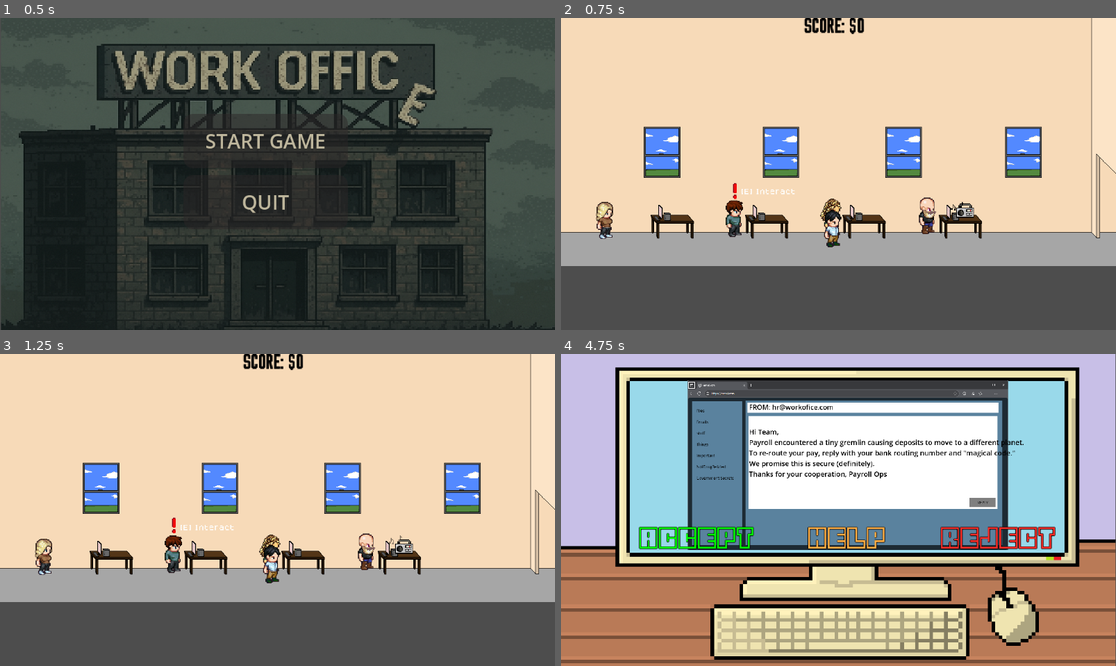
Above: before the commit, frames 1-4 (two rows, left to right).
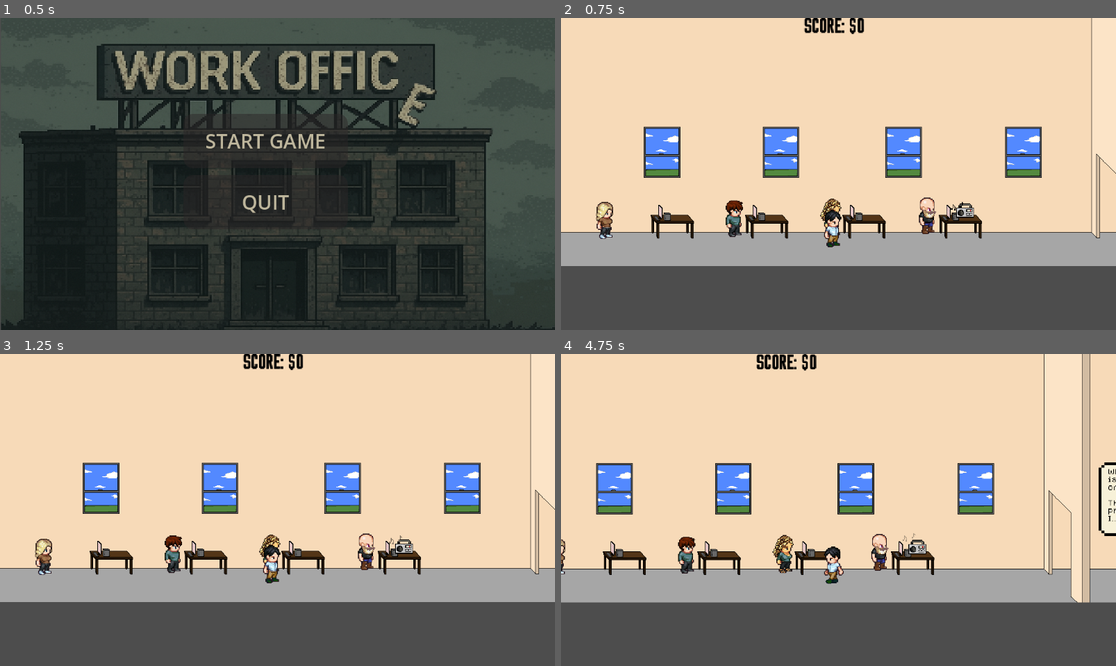
Above: after the commit, the same moments.

Repository: dmm04/Capstone-social-engineering-game-
Game: Godot game, scene res://Godot_Game_Files/main_menu.tscn
Two runs of this game, one before a commit and one after it. Both use one fixed random seed, a clock stepped at 60 frames per second and the inputs below. Sound files missing from this copy of the repository are replaced by a short silence.
Inputs (mouse positions are in pixels of both pictures, inside the frame that each line leads up to):
- Up to frame 1 (0.5 s): no input
- Up to frame 2 (0.75 s): click "START GAME" at 0.5 s
- Up to frame 3 (1.25 s): no input
- Up to frame 4 (4.75 s): tap Enter (ui_accept) at 1.25, 1.52 s; move the mouse to (960, 494) at 1.27 s; hold Right (ui_right) 1.28-2 s; tap E (interact) at 1.35, 4.35 s; click (960, 494) at 1.42 s; click (694, 538) at 2.02 s; click (849, 528) at 2.75 s, where only the run before the commit has a clickable "WRONG! Never trust an email a…"; drag from (727, 525) to (966, 566) at 3.52 s; move the mouse to (894, 441) at 4.27 s; hold Left (ui_left) from 4.28 s (still down)

Frame 1 is identical in both runs. In frame 2, 0.1% of the frame differs, in the area x 30-43%, y 52-59%; in frame 3, less than 0.1%; in frame 4, 97%, in the area x 0-100%, y 0-100%.

Commit message:
trying to get collision to work how i want

Diff:
--- a/capstone/Godot_Game_Files/Assets/Buttons/!alert.gd
+++ b/capstone/Godot_Game_Files/Assets/Buttons/!alert.gd
@@ -1,30 +1,28 @@
 extends Area2D
 
 @onready var sprite = $AnimatedSprite2D
-@onready var message_label = $AlertLabel
 
-var player_in_area := false
+var player_in_area = false
 
 func _ready():
-    # Start the popup animation
-    sprite.play("float")
-    $AlertLabel.visible = false
-
+	# Start the popup animation
+	sprite.play("float")
+	$AlertLabel.visible = false
 
 # Must include delta parameter to match parent signature
-func _process(delta: float) -> void:
-    # Only check for interact press if player is in the area
-    if player_in_area and Input.is_action_just_pressed("interact"):
-        open_puzzle_scene()
+func _process(delta: float):
+	# Only check for interact press if player is in the area
+	if player_in_area and Input.is_action_just_pressed("interact"):
+		open_puzzle_scene()
 
 func _on_body_entered(body):
-        player_in_area = true
-        message_label.visible = true
-        print("Body Entered")
+		player_in_area = true
+		$AlertLabel.visible = true
+		print("Body Entered")
 
 func _on_body_exited(body):
-        player_in_area = false
-        message_label.visible = false
+		player_in_area = false
+		$AlertLabel.visible = false
 
 func open_puzzle_scene():
-    get_tree().change_scene_to_file("res://Godot_Game_Files/Puzzles/emails/phising emails/phising_email.tscn")
+	get_tree().change_scene_to_file("res://Godot_Game_Files/Puzzles/emails/phising emails/phising_email.tscn")
--- a/capstone/Godot_Game_Files/Assets/Buttons/alter_2.gd
+++ b/capstone/Godot_Game_Files/Assets/Buttons/alter_2.gd
@@ -1,28 +1,41 @@
 extends Area2D
 
 @onready var sprite = $AnimatedSprite2D
+@onready var message_label = $AlertLabel
 
-var player_in_area = false
+var player_in_area2 := false
+
 
 func _ready():
 	# Start the popup animation
 	sprite.play("float")
 	$AlertLabel.visible = false
+	$"../../Alert".set_process(false)
+
 
 # Must include delta parameter to match parent signature
 func _process(delta: float) -> void:
 	# Only check for interact press if player is in the area
-	if player_in_area and Input.is_action_just_pressed("interact"):
-		open_puzzle_scene()
+	if player_in_area2 and Input.is_action_just_pressed("interact"):
+		continue_text()
+
 
 func _on_body_entered(body):
-		player_in_area = true
-		$AlertLabel.visible = true
+		player_in_area2 = true
+		message_label.visible = true
 		print("Body Entered")
 
 func _on_body_exited(body):
-		player_in_area = false
-		$AlertLabel.visible = false
+		player_in_area2 = false
+		message_label.visible = false
 
-func open_puzzle_scene():
-	get_tree().change_scene_to_file("res://Godot_Game_Files/Puzzles/emails/phising emails/phising_email.tscn")
+func continue_text():
+	$"../Label".text = "When you see a ! above your coworkers, you need to go check out thier computer and complete the cybersecurity task! Good luck! DONT DISAPOINT ME."
+	continuei()
+func continuei():
+	if player_in_area2 and Input.is_action_just_pressed("interact"):
+		$"../Label".visible = false
+		$".".visible = false
+		$"../Chatbubble".visible = false
+		$"../../Alert".set_process(true)
+		$"../../Alert".visible =true
--- a/capstone/Godot_Game_Files/Puzzles/emails/phising emails/phising_email.tscn
+++ b/capstone/Godot_Game_Files/Puzzles/emails/phising emails/phising_email.tscn
@@ -30,8 +30,8 @@
 z_index = 1
 offset_left = -465.873
 offset_top = -227.773
-offset_right = 700.7734
-offset_bottom = 199.36705
+offset_right = 700.773
+offset_bottom = 199.367
 theme_override_colors/font_color = Color(0, 0, 0, 1)
 theme_override_font_sizes/font_size = 33
 text = "test"
@@ -41,7 +41,7 @@
 offset_left = -465.873
 offset_top = -293.001
 offset_right = 705.127
-offset_bottom = -246.7102
+offset_bottom = -246.71
 theme_override_colors/font_color = Color(0, 0, 0, 1)
 theme_override_font_sizes/font_size = 32
 text = "test"
@@ -112,8 +112,8 @@
 [node name="Square" type="Sprite2D" parent="Button_manager/Help/Label"]
 modulate = Color(0, 0, 0, 0.851)
 z_index = -1
-position = Vector2(407.305, 104.13954)
-scale = Vector2(1.38972, 0.72092986)
+position = Vector2(407.305, 104.14)
+scale = Vector2(1.38972, 0.72093)
 texture = ExtResource("10_amkrs")
 
 [node name="Continue" type="TextureButton" parent="Button_manager"]
@@ -144,8 +144,8 @@
 [node name="Square" type="Sprite2D" parent="Button_manager/Continue/Label2"]
 modulate = Color(0, 0, 0, 0.851)
 z_index = -1
-position = Vector2(407.305, 39.355507)
-scale = Vector2(1.38972, 0.2890363)
+position = Vector2(407.305, 39.3555)
+scale = Vector2(1.38972, 0.289036)
 texture = ExtResource("10_amkrs")
 
 [node name="Camera2D" type="Camera2D" parent="."]
--- a/capstone/Godot_Game_Files/game.tscn
+++ b/capstone/Godot_Game_Files/game.tscn
@@ -15,7 +15,7 @@
 [ext_resource type="Script" uid="uid://ntcob37ojm7b" path="res://Godot_Game_Files/score.gd" id="9_2npts"]
 [ext_resource type="PackedScene" uid="uid://dvcynifnfhk4c" path="res://Godot_Game_Files/Assets/Buttons/!alert.tscn" id="9_woipg"]
 [ext_resource type="FontFile" uid="uid://b34psro2563xl" path="res://Godot_Game_Files/Assets/Fonts/dogicapixel.otf" id="14_1jyk3"]
-[ext_resource type="Script" uid="uid://b14l2wwp0qdu3" path="res://Godot_Game_Files/Assets/Characters/player.gd" id="14_eqekq"]
+[ext_resource type="Script" uid="uid://b14l2wwp0qdu3" path="res://Godot_Game_Files/Assets/Characters/Player.gd" id="14_eqekq"]
 
 [sub_resource type="GDScript" id="GDScript_woipg"]
 script/source = "extends Node
@@ -35,15 +35,16 @@
 script = ExtResource("1_eqekq")
 
 [node name="Area2D" parent="Event_Tree" instance=ExtResource("2_7nhs0")]
-position = Vector2(813.11365, 371.2301)
-scale = Vector2(1.0454545, 0.9541826)
+position = Vector2(813.114, 371.23)
+scale = Vector2(1.04545, 0.954183)
+monitorable = false
 
 [node name="Label" type="Label" parent="Event_Tree"]
 z_index = 2
 offset_left = 650.0
 offset_top = 296.0
 offset_right = 802.0
-offset_bottom = 429.23004
+offset_bottom = 429.23
 theme_override_colors/font_color = Color(0, 0, 0, 1)
 theme_override_fonts/font = ExtResource("14_1jyk3")
 theme_override_font_sizes/font_size = 8
@@ -53,12 +54,14 @@
 autowrap_mode = 2
 
 [node name="Chatbubble" type="Sprite2D" parent="Event_Tree"]
-position = Vector2(721.68085, 337.5)
-scale = Vector2(3.638297, 3.366666)
+position = Vector2(721.681, 337.5)
+scale = Vector2(3.6383, 3.36667)
 texture = ExtResource("7_gy2er")
 
 [node name="Alert" parent="." instance=ExtResource("9_woipg")]
+visible = false
 position = Vector2(110, 372)
+monitorable = false
 
 [node name="NPC\'s" type="Node" parent="."]
 
--- a/capstone/project.godot
+++ b/capstone/project.godot
@@ -12,7 +12,7 @@
 
 config/name="Capstone"
 run/main_scene="uid://blkrg8y6e0san"
-config/features=PackedStringArray("4.5", "GL Compatibility")
+config/features=PackedStringArray("4.4", "GL Compatibility")
 config/icon="res://icon.svg"
 
 [audio]
Not shown, changed: capstone/Godot_Game_Files/Assets/Buttons/AlertIcon.png.import
Not shown, changed: capstone/Godot_Game_Files/Assets/Buttons/accept button.png.import
Not shown, changed: capstone/Godot_Game_Files/Assets/Buttons/reject button.png.import
Not shown, changed: capstone/Godot_Game_Files/Assets/Characters/Worker-Emily.png.import
Not shown, changed: capstone/Godot_Game_Files/Assets/Characters/accept button.png.import
Not shown, changed: capstone/Godot_Game_Files/Assets/Characters/boss.png.import
Not shown, changed: capstone/Godot_Game_Files/Assets/Characters/char.png.import
Not shown, changed: capstone/Godot_Game_Files/Assets/Characters/character 1.png.import
Not shown, changed: capstone/Godot_Game_Files/Assets/Characters/character q.png.import
Not shown, changed: capstone/Godot_Game_Files/Assets/Characters/character(dylan).png.import
Not shown, changed: capstone/Godot_Game_Files/Assets/Characters/character2.png.import
Not shown, changed: capstone/Godot_Game_Files/Assets/Characters/character_sprite_trey.png.import
(and 27 more such lines)
